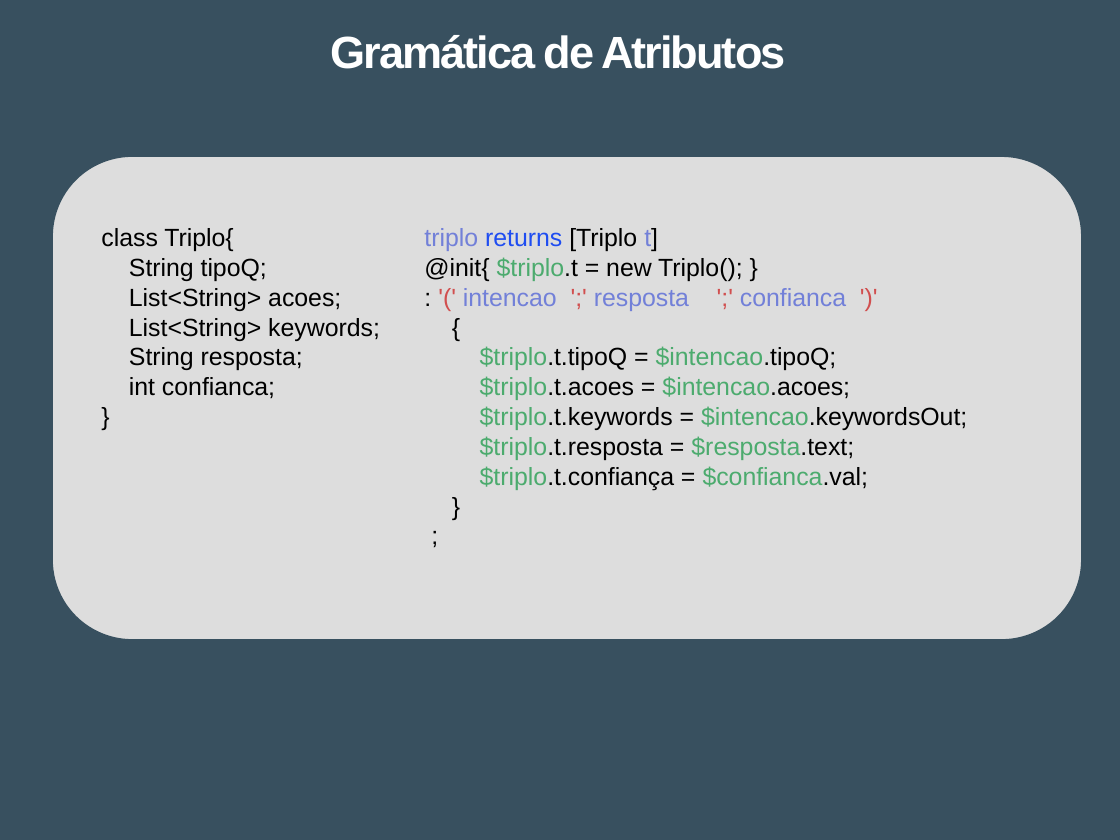
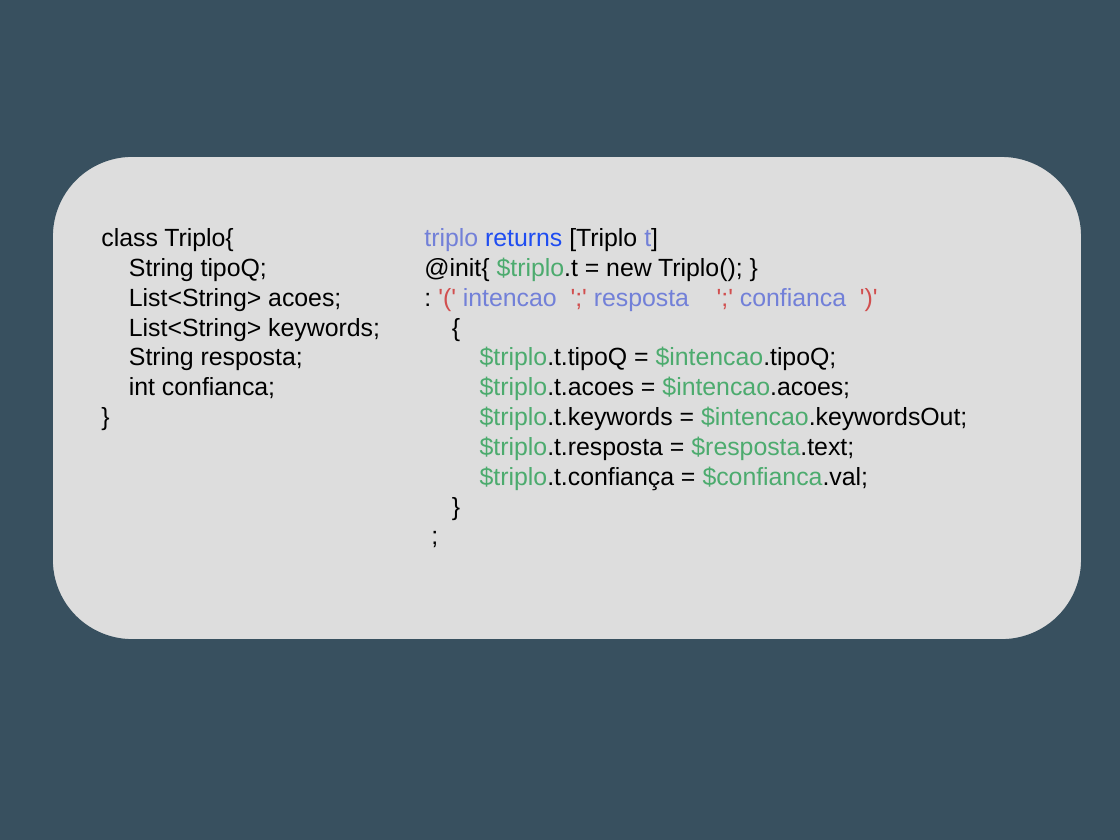
Before and after one commit to Tibblue/PLC, a slide deck: slide 6 of LEI/apresentações/apresLEI.pptx (slide 5 before the commit). Drawn at 1120x840 pixels with LibreOffice and Linux fonts; fonts in the diff are those of the drawing. Boxes give left, top, right and bottom in pixels: in the first picture for what was removed or moved away, otherwise in the second. Text is boxed around its words. In the diff, an @@ line names an element or a change of style, - is before the commit and + after.

```diff
--- a/LEI/apresentações/apresLEI.pptx
+++ b/LEI/apresentações/apresLEI.pptx
@@ title removed at (x1=331, y1=35, x2=785, y2=69) @@
-Gramática de Atributos
```
Also in this commit, not shown: 4 other slides changed, 2 slides added, 1 slide removed.
